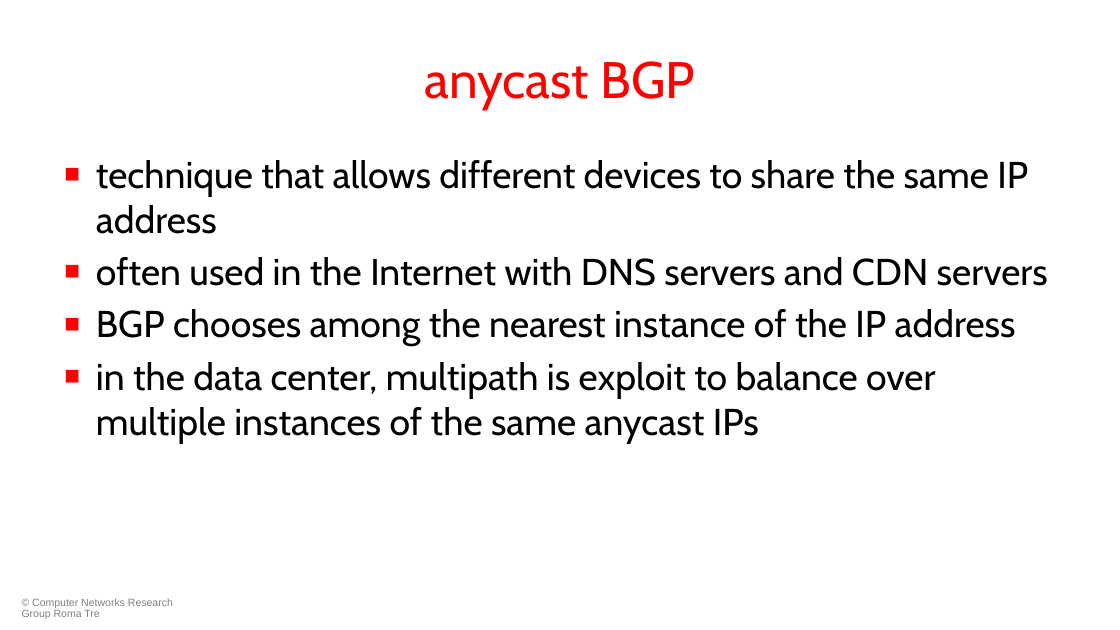
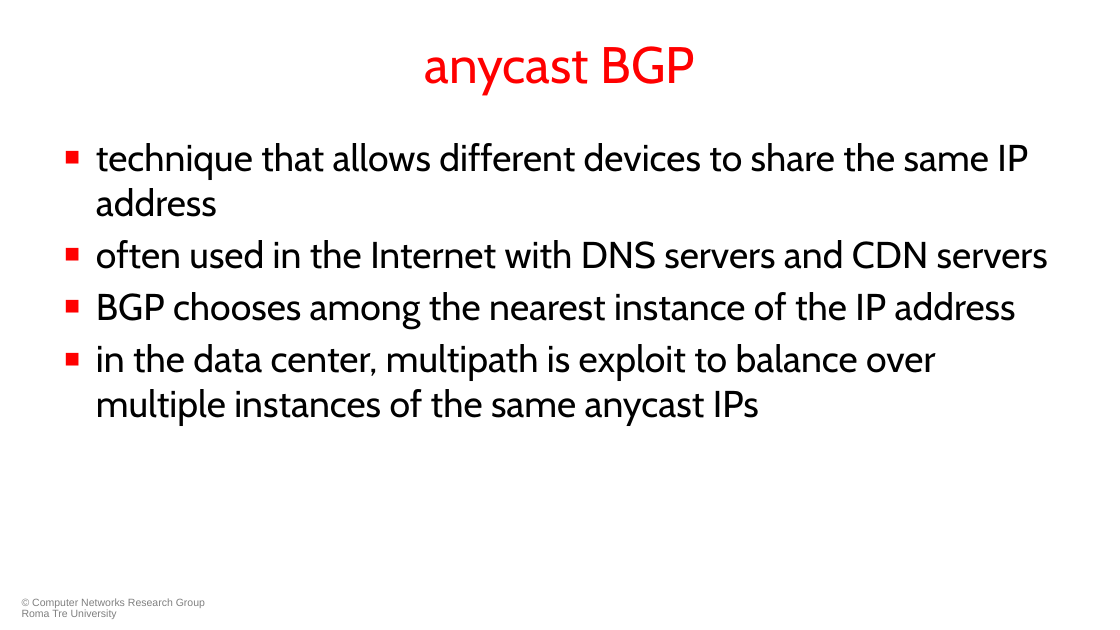
Before and after one commit to KatharaFramework/Kathara-Labs, a slide deck: slide 47 of main-labs/data-center-routing/data-center-vxlan/052-kathara-data_center_vxlan.pptx. Drawn at 1120x630 pixels with LibreOffice and Linux fonts; fonts in the diff are those of the drawing; background and template pictures are left out. Boxes give left, top, right and bottom in pixels: in the first picture for what was removed or moved away, otherwise in the second. Text is boxed around its words. In the diff, an @@ line names an element or a change of style, - is before the commit and + after.

```diff
--- a/main-labs/data-center-routing/data-center-vxlan/052-kathara-data_center_vxlan.pptx
+++ b/main-labs/data-center-routing/data-center-vxlan/052-kathara-data_center_vxlan.pptx
@@ title "anycast BGP": place and size @@
-title "anycast BGP" at bbox=[425, 61, 695, 109]
+title "anycast BGP" at bbox=[425, 46, 695, 94]
@@ text "technique that allows different devices ...": place and size @@
-text "technique that allows different devices ..." at bbox=[96, 160, 1048, 443]
+text "technique that allows different devices ..." at bbox=[96, 143, 1048, 426]
@@ text at bbox=[22, 598, 205, 619]: text changed @@
-© Computer Networks Research Group Roma Tre
+© Computer Networks Research Group Roma Tre University
```
Also in this commit, not shown: 60 other slides changed, 4 other files.
